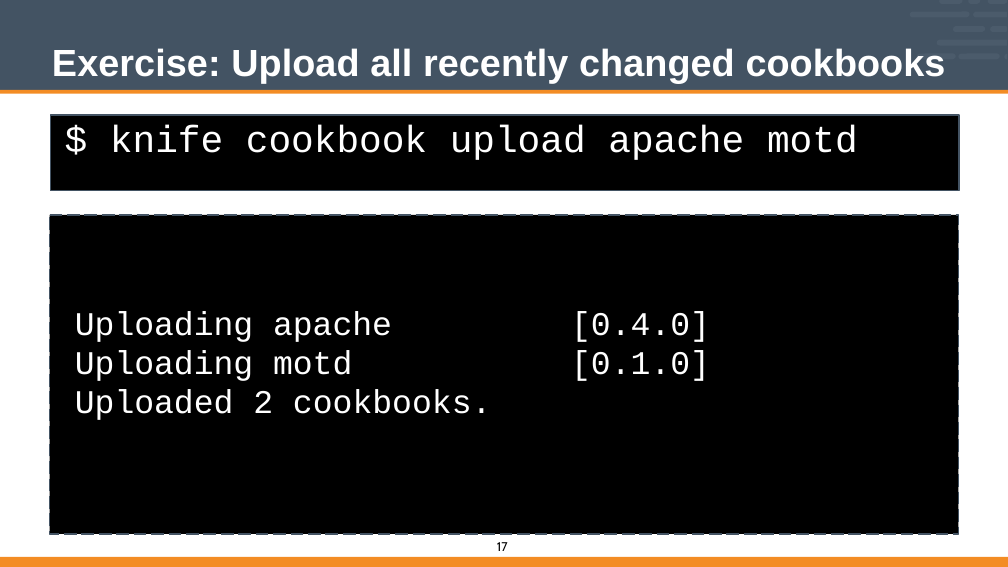
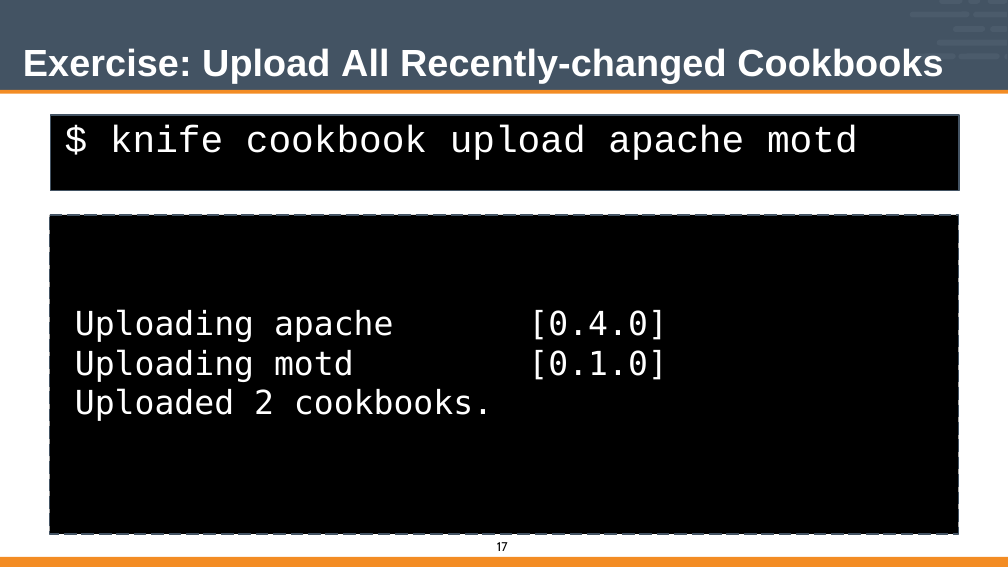
Before and after one commit to vinyar/chef-intermediate, a slide deck: slide 17 of Modules/12-Chef_Intermediate.pptx. Drawn at 1008x567 pixels with LibreOffice and Linux fonts; fonts in the diff are those of the drawing. Boxes give left, top, right and bottom in pixels: in the first picture for what was removed or moved away, otherwise in the second. Text is boxed around its words. In the diff, an @@ line names an element or a change of style, - is before the commit and + after.

```diff
--- a/Modules/12-Chef_Intermediate.pptx
+++ b/Modules/12-Chef_Intermediate.pptx
@@ title at (x1=23, y1=48, x2=943, y2=83): text changed @@
-Exercise: Upload all recently changed cookbooks
+Exercise: Upload All Recently-changed Cookbooks
@@ text at (x1=75, y1=309, x2=667, y2=380): text changed; font Courier New to DejaVu Sans Mono @@
-Uploading apache Uploading motd Uploaded 2 cookbooks.
+Uploading apache [0.4.0]
+Uploading motd [0.1.0]
+Uploaded 2 cookbooks.
@@ text removed at (x1=571, y1=311, x2=710, y2=381) @@
-[0.4.0]
-[0.1.0]
```
Also in this commit, not shown: 17 other slides changed.
